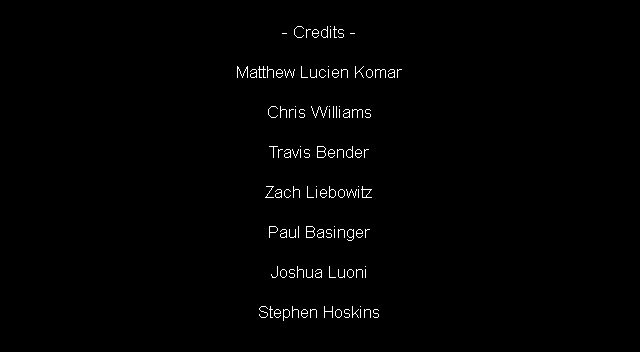
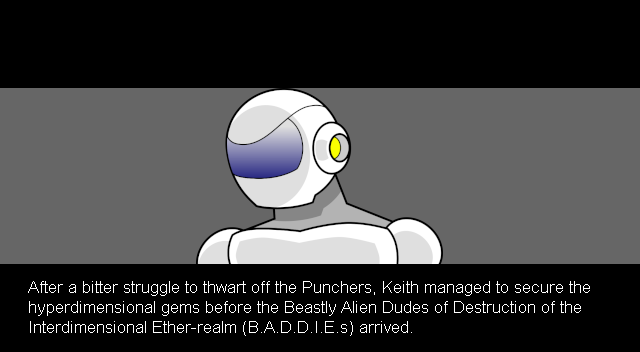
Two versions of the same layered image (640 x 352). Layer-by-layer changes:
hid "- Credits - ..." over [237, 26, 402, 321]
hid "Pasted Layer copy #1" over [0, 26, 640, 336]
hid "But that is a story for anothe..." over [28, 281, 287, 296]
hid "Pasted Layer copy" over [0, 26, 640, 336]
hid "With a great sigh of relief, K..." over [28, 281, 590, 333]
hid "Pasted Layer" over [0, 26, 640, 336]
painted on "After a bitter struggle to thw..." over [542, 301, 581, 313]
added layer "RandomBuilding" over [0, 26, 640, 336]
